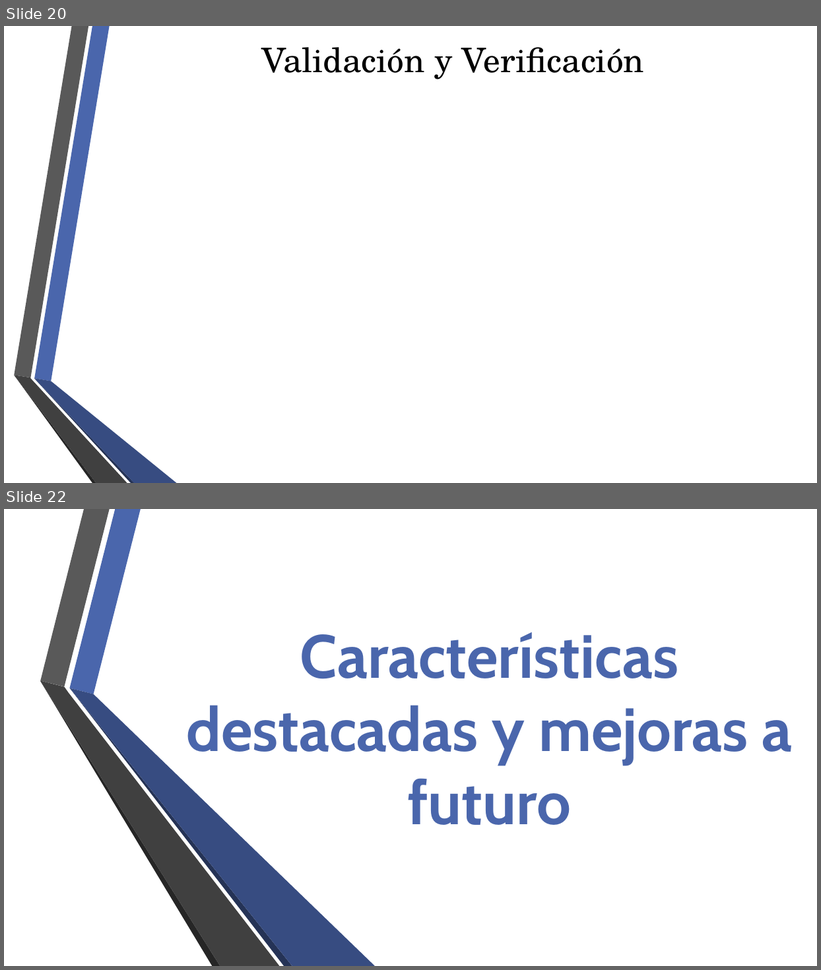
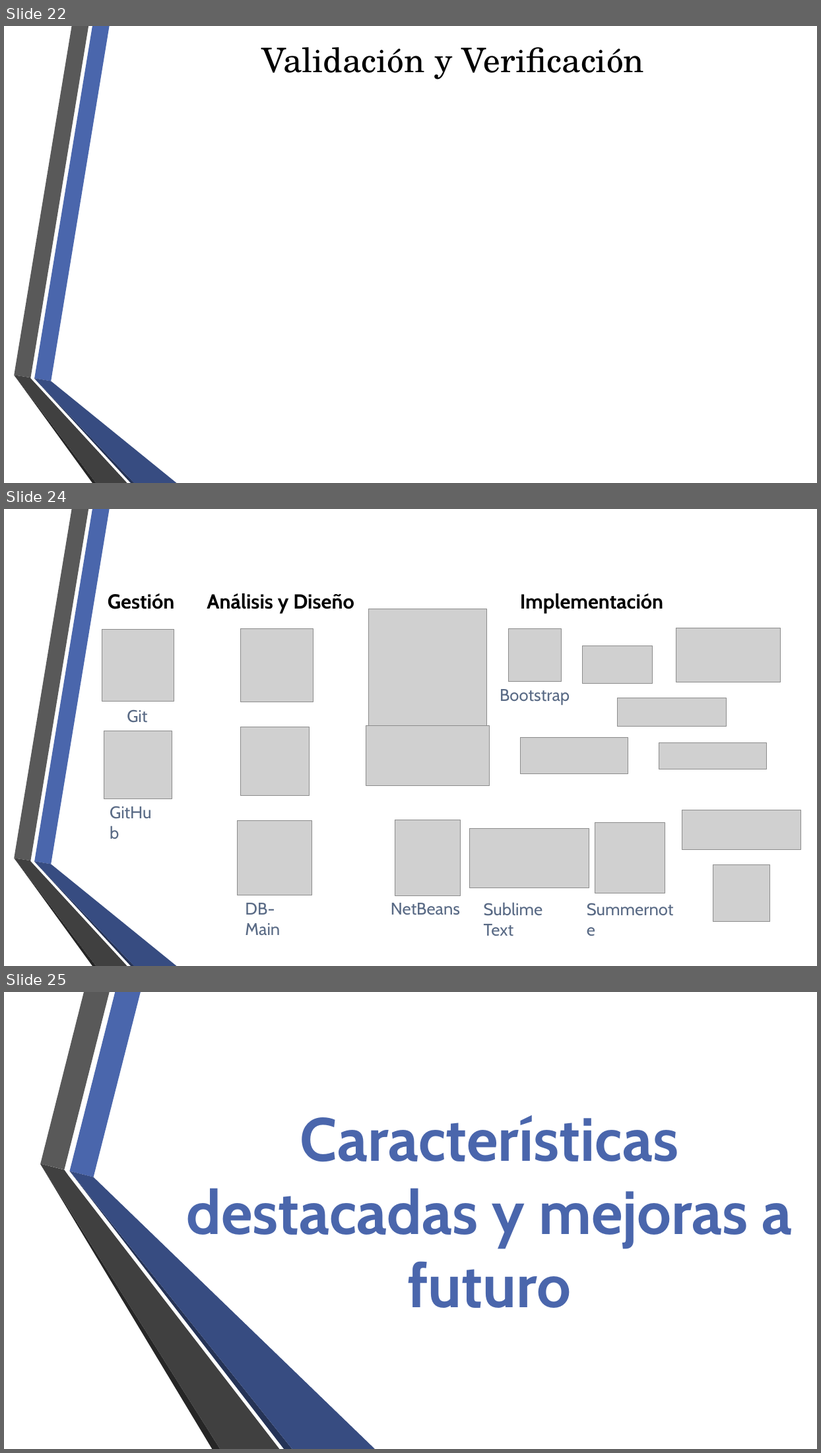
Before and after one commit to fge23/Sistema-VASPA, a slide deck: Presentaciones/Presentación VASPA - Diciembre 2020 - Examen Final/Presentación VASPA - Diciembre 2020 - Examen Final.pptx. Shown one above the other, each under a label of ours: slides 20 and 22 before the commit, slides 22, 24 and 25 after it; the slides between them are not shown. The pictures are 821x970 and 821x1453 pixels, drawn with LibreOffice and Linux fonts; fonts in the diff are those of the drawing; grey boxes stand for pictures; background and template pictures are left out. Boxes give left, top, right and bottom in pixels: in the first picture for what was removed or moved away, otherwise in the second. Text is boxed around its words. In the diff, an @@ line names an element or a change of style, - is before the commit and + after.

```diff
--- a/Presentaciones/Presentación VASPA - Diciembre 2020 - Examen Final/Presentación VASPA - Diciembre 2020 - Examen Final.pptx
+++ b/Presentaciones/Presentación VASPA - Diciembre 2020 - Examen Final/Presentación VASPA - Diciembre 2020 - Examen Final.pptx
@@ slide 24 added at [4, 509, 817, 966], background picture (left out); not listed: 6 template elements that a slide beside it also shows @@
@@ text added at [108, 593, 174, 609], 24 pt, text #000000, bold @@
+Gestión
@@ text added at [207, 593, 354, 613], 24 pt, text #000000, bold @@
+Análisis y Diseño
@@ text added at [520, 593, 663, 613], 24 pt, text #000000, bold @@
+Implementación
@@ picture added at [369, 609, 487, 727] @@
@@ picture added at [102, 629, 174, 701] @@
@@ picture added at [240, 629, 313, 702] @@
@@ picture added at [509, 629, 562, 682] @@
@@ picture added at [583, 646, 653, 684] @@
@@ picture added at [677, 628, 781, 682] @@
@@ text added at [500, 689, 570, 705], 20 pt, text #596A85 @@
+Bootstrap
@@ picture added at [618, 698, 726, 727] @@
@@ text added at [127, 710, 147, 723], 20 pt, text #596A85 @@
+Git
@@ picture added at [366, 726, 490, 787] @@
@@ picture added at [104, 731, 172, 799] @@
@@ picture added at [240, 727, 309, 795] @@
@@ picture added at [521, 737, 628, 774] @@
@@ picture added at [659, 743, 767, 770] @@
@@ text added at [104, 799, 168, 826], 20 pt, text #596A85 @@
+GitHub
@@ picture added at [238, 821, 312, 895] @@
@@ picture added at [395, 821, 460, 896] @@
@@ picture added at [595, 823, 665, 893] @@
@@ picture added at [682, 811, 801, 850] @@
@@ picture added at [469, 828, 589, 889] @@
@@ picture added at [714, 865, 770, 922] @@
@@ text added at [245, 903, 280, 935], 20 pt, text #596A85 @@
+DB-Main
@@ text added at [391, 903, 460, 916], 20 pt, text #596A85 @@
+NetBeans
@@ text added at [484, 902, 543, 937], 20 pt, text #596A85 @@
+Sublime Text
@@ text added at [581, 896, 687, 923], 20 pt, text #596A85 @@
+Summernote
@@ what was slide 20 is now slide 22 @@
@@ what was slide 22 is now slide 25 @@
```
Also in this commit, not shown: 3 slides changed, 2 other slides added.
